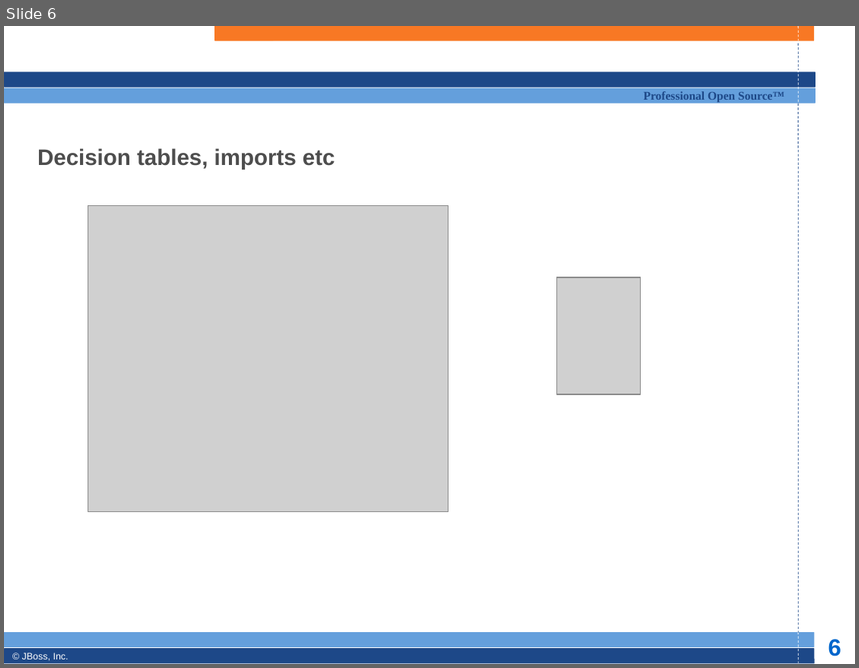
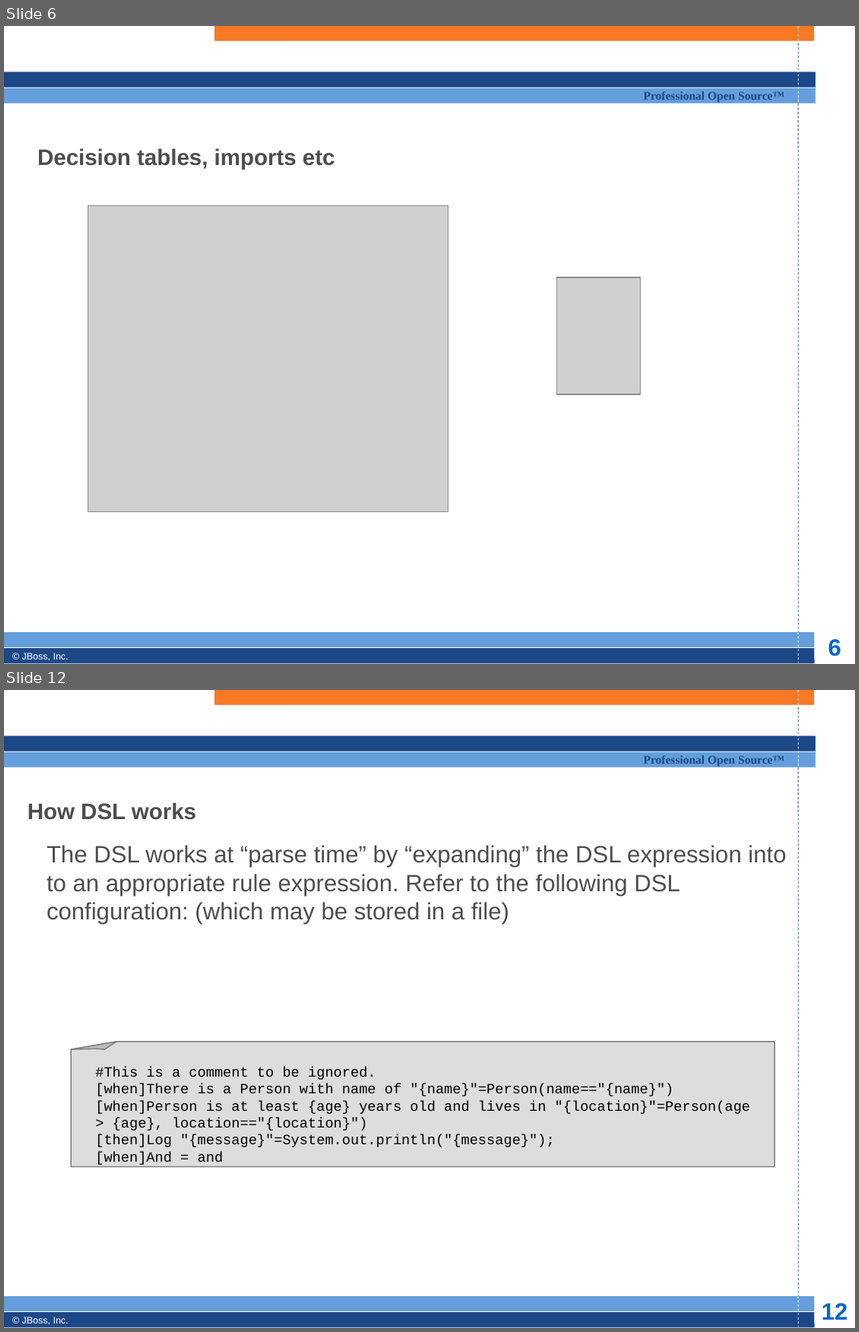
Before and after one commit to bobmcwhirter/drools, a slide deck: documentation/training/developers-course/Module 6 - rule formats.odp. Shown one above the other, each under a label of ours: slide 6 before the commit, slides 6 and 12 after it; the slides between them are not shown. The pictures are 859x668 and 859x1332 pixels, drawn with LibreOffice and Linux fonts; fonts in the diff are those of the drawing; grey boxes stand for pictures; background and template pictures are left out. Boxes give left, top, right and bottom in pixels: in the first picture for what was removed or moved away, otherwise in the second. Text is boxed around its words. In the diff, an @@ line names an element or a change of style, - is before the commit and + after.

```diff
--- a/documentation/training/developers-course/Module 6 - rule formats.odp
+++ b/documentation/training/developers-course/Module 6 - rule formats.odp
@@ slide 12 added at [4,690,855,1328], background #FFFFFF; not listed: 13 template elements that a slide beside it also shows @@
@@ title added at [28,802,196,820], 19 pt, text #4D4D4D, bold @@
+How DSL works
@@ subtitle added at [47,845,786,924], 20 pt, text #4D4D4D @@
+The DSL works at “parse time” by “expanding” the DSL expression into to an appropriate rule expression. Refer to the following DSL configuration: (which may be stored in a file)
@@ freeform shape added at [71,1042,775,1167], fill #DDDDDD, outline #808080 0.99 pt @@
@@ freeform shape added at [71,1042,116,1049], fill #BDBDBD, outline #808080 0.99 pt @@
@@ text added at [95,1067,750,1165], 12 pt, text #000000 @@
+#This is a comment to be ignored.
+[when]There is a Person with name of "{name}"=Person(name=="{name}")
+[when]Person is at least {age} years old and lives in "{location}"=Person(age > {age}, location=="{location}")
+[then]Log "{message}"=System.out.println("{message}");
+[when]And = and
```
Also in this commit, not shown: 7 slides changed, 6 other slides added, 2 other files.
